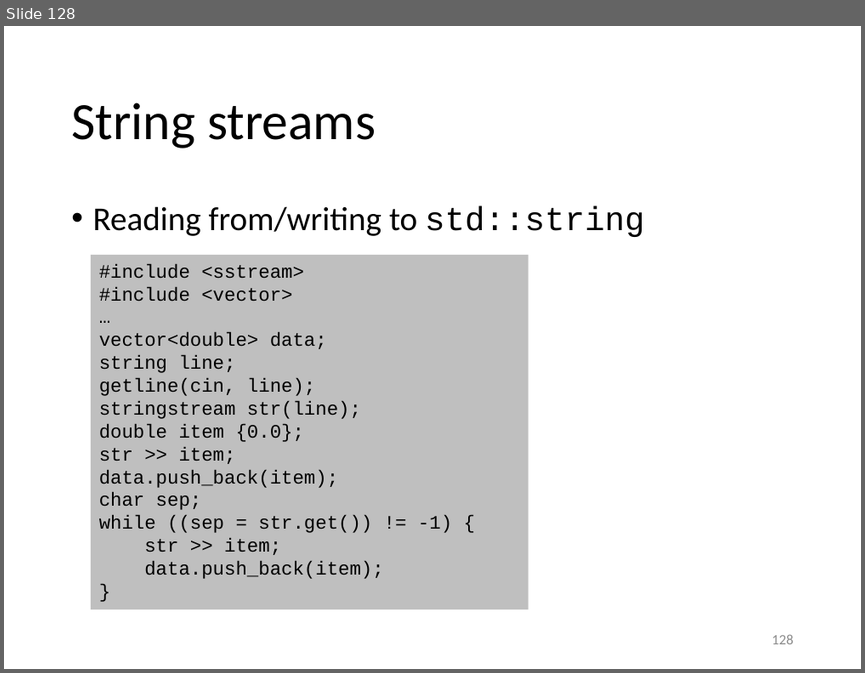
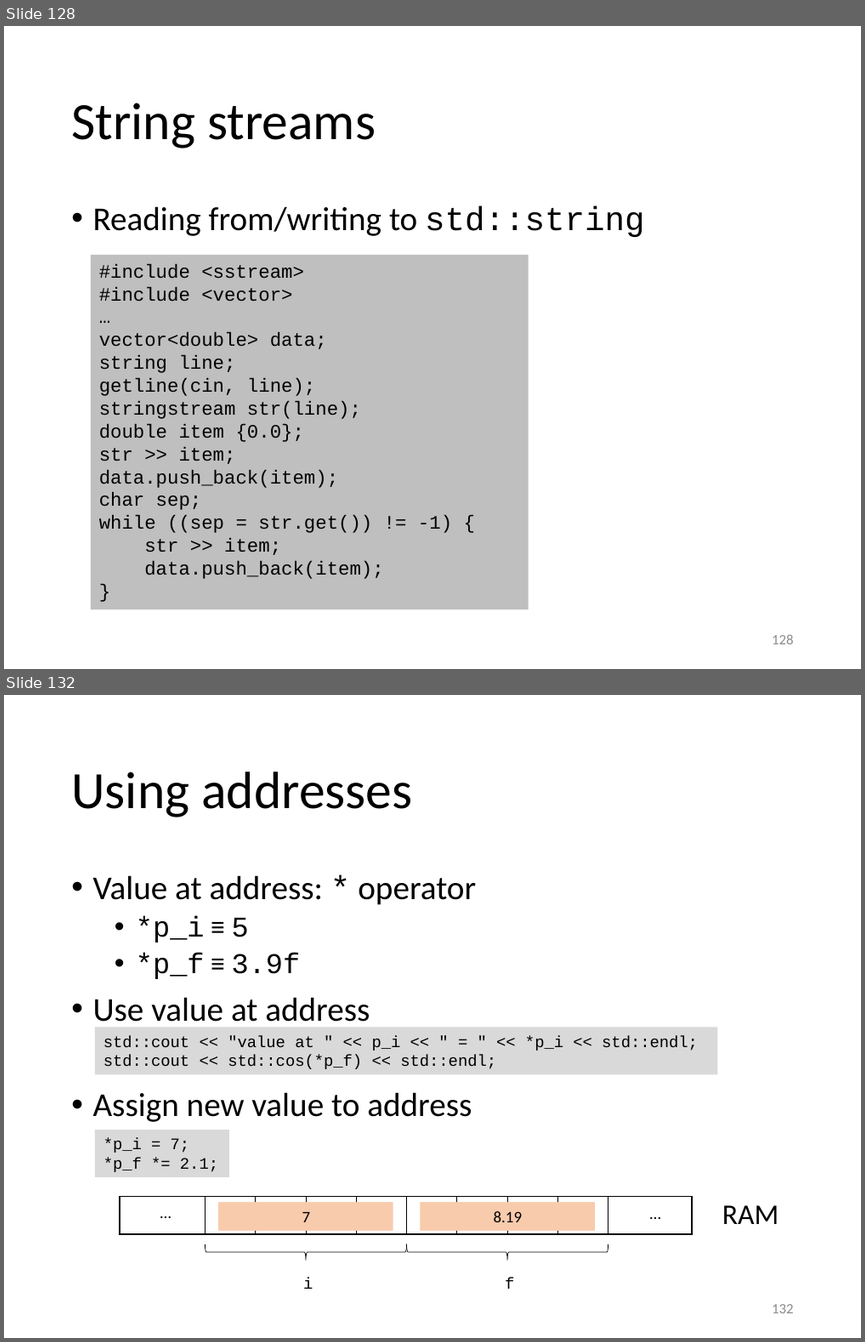
Before and after one commit to gjbex/Scientific-C-plus-plus, a slide deck: scientific_cpp.pptx. Shown one above the other, each under a label of ours: slide 128 before the commit, slides 128 and 132 after it; the slides between them are not shown. The pictures are 865x673 and 865x1342 pixels, drawn with LibreOffice and Linux fonts; fonts in the diff are those of the drawing. Boxes give left, top, right and bottom in pixels: in the first picture for what was removed or moved away, otherwise in the second. Text is boxed around its words. In the diff, an @@ line names an element or a change of style, - is before the commit and + after.

```diff
--- a/scientific_cpp.pptx
+++ b/scientific_cpp.pptx
@@ slide 132 added at (x1=4, y1=695, x2=861, y2=1338), background #FFFFFF @@
@@ title added at (x1=71, y1=771, x2=412, y2=817), 44 pt, text #000000 @@
+Using addresses
@@ text added at (x1=93, y1=875, x2=476, y2=1122), 28 pt, text #000000 @@
+• Value at address: * operator
+  • *p_i ≡ 5
+  • *p_f ≡ 3.9f
+• Use value at address
+• Assign new value to address
@@ rectangle added at (x1=95, y1=1027, x2=718, y2=1075), fill #D9D9D9, 13.5 pt, text #000000 @@
+std::cout << "value at " << p_i << " = " << *p_i << std::endl;
+std::cout << std::cos(*p_f) << std::endl;
@@ rectangle added at (x1=95, y1=1129, x2=229, y2=1178), fill #D9D9D9, 13.5 pt, text #000000 @@
+*p_i = 7;
+*p_f *= 2.1;
@@ rectangle added at (x1=219, y1=1202, x2=393, y2=1231), fill #F8CBAD, 13.5 pt, text #000000 @@
+7
@@ group added at (x1=120, y1=1197, x2=778, y2=1288): 9 lines, 5 texts, 3 rectangles, 2 left braces @@
+…
+…
+RAM
+i
+f
+5
+3.9
@@ rectangle added at (x1=420, y1=1202, x2=595, y2=1231), fill #F8CBAD, 13.5 pt, text #000000 @@
+8.19
@@ page number added at (x1=772, y1=1304, x2=794, y2=1313), 12 pt, text #8C8C8C @@
+132
```
Also in this commit, not shown: 12 other slides added.
